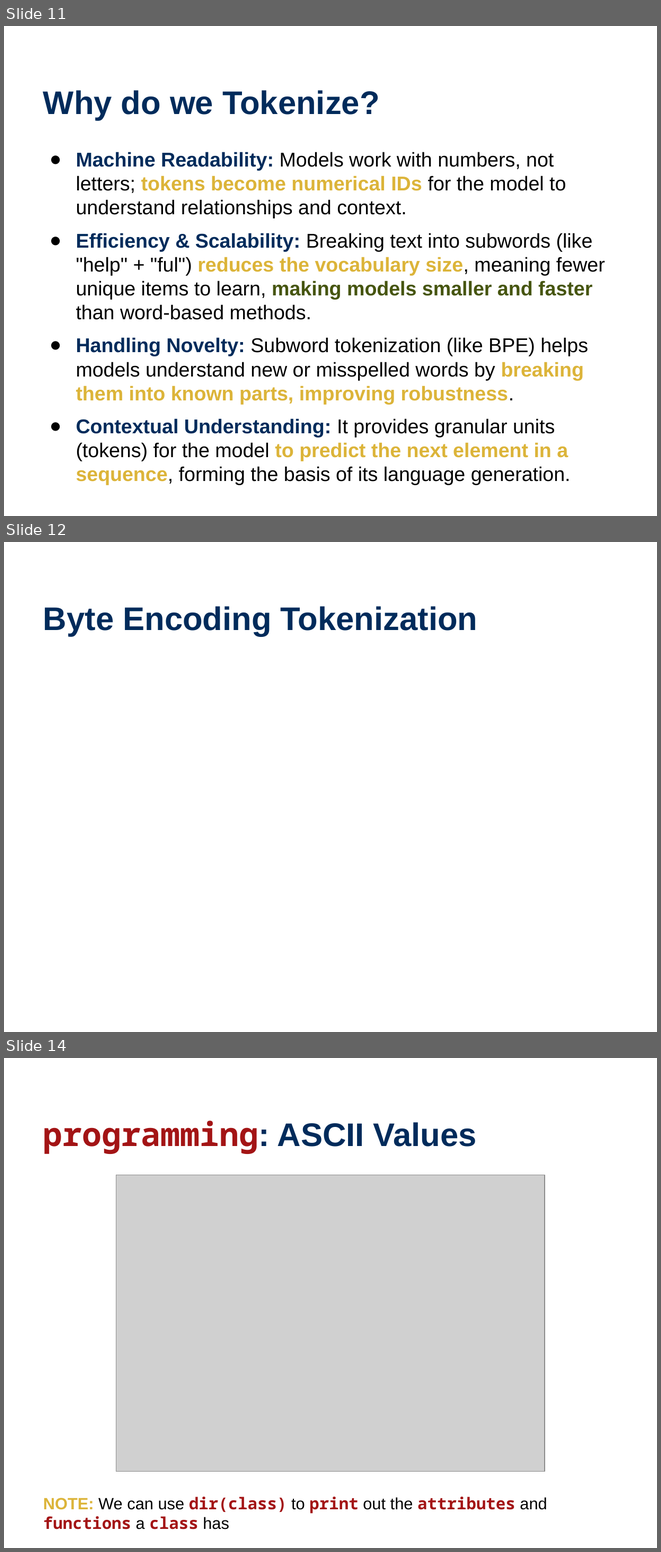
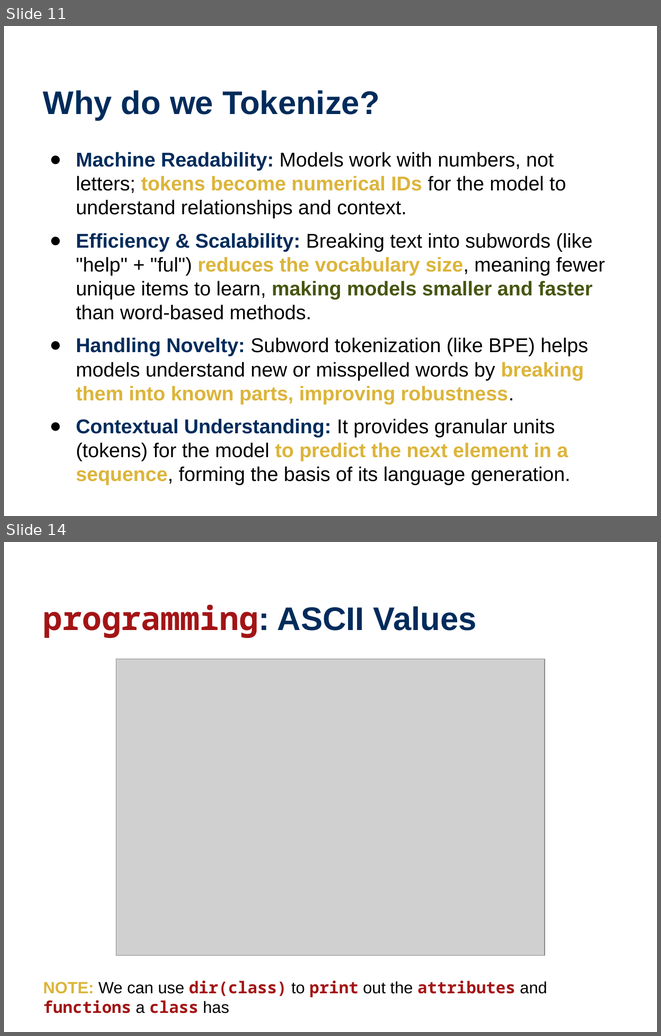
Before and after one commit to wtheisen/nd-cse-10124-lectures, a slide deck: Blank/Lecture_04_ Tokenization.pptx. Shown one above the other, each under a label of ours: slides 11, 12 and 14 before the commit, slides 11 and 14 after it; the slides between them are not shown. The pictures are 661x1552 and 661x1036 pixels, drawn with LibreOffice and Linux fonts; fonts in the diff are those of the drawing; grey boxes stand for pictures. Boxes give left, top, right and bottom in pixels: in the first picture for what was removed or moved away, otherwise in the second. Text is boxed around its words. In the diff, an @@ line names an element or a change of style, - is before the commit and + after.

```diff
--- a/Blank/Lecture_04_ Tokenization.pptx
+++ b/Blank/Lecture_04_ Tokenization.pptx
@@ slide 12 removed at (x1=4, y1=542, x2=657, y2=1032), background #FFFFFF @@
@@ title removed at (x1=43, y1=606, x2=478, y2=636) @@
-Byte Encoding Tokenization
```
Also in this commit, not shown: 2 slides changed, 3 slides added, 1 other slide removed, 2 other files.
